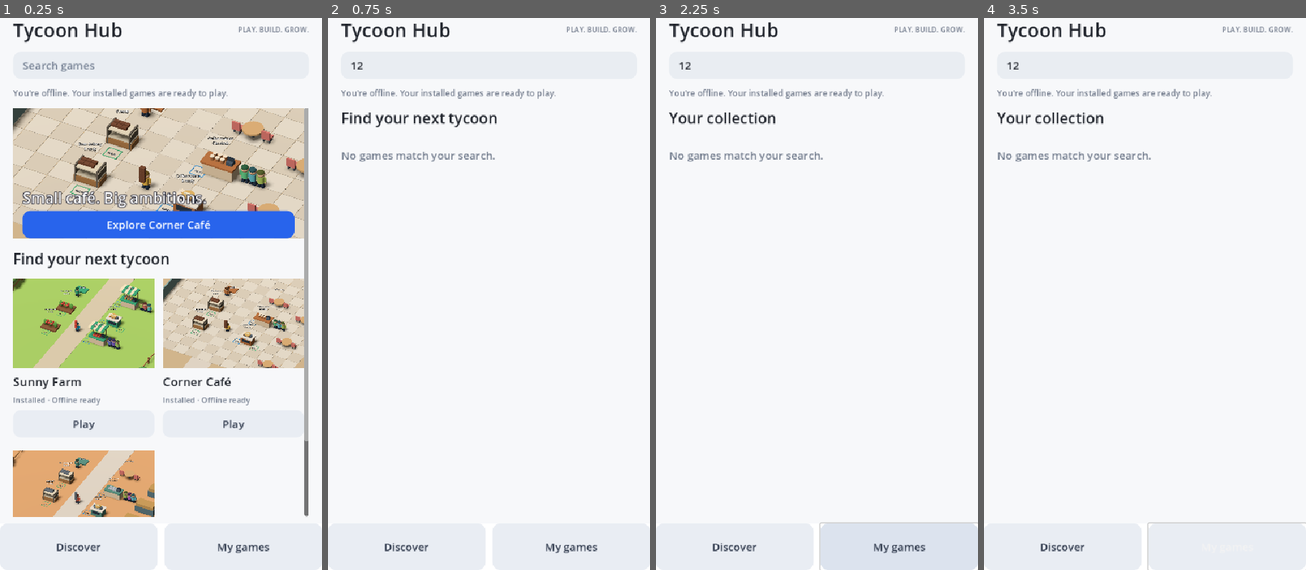
Above: before the commit, frames 1-4 (left to right).
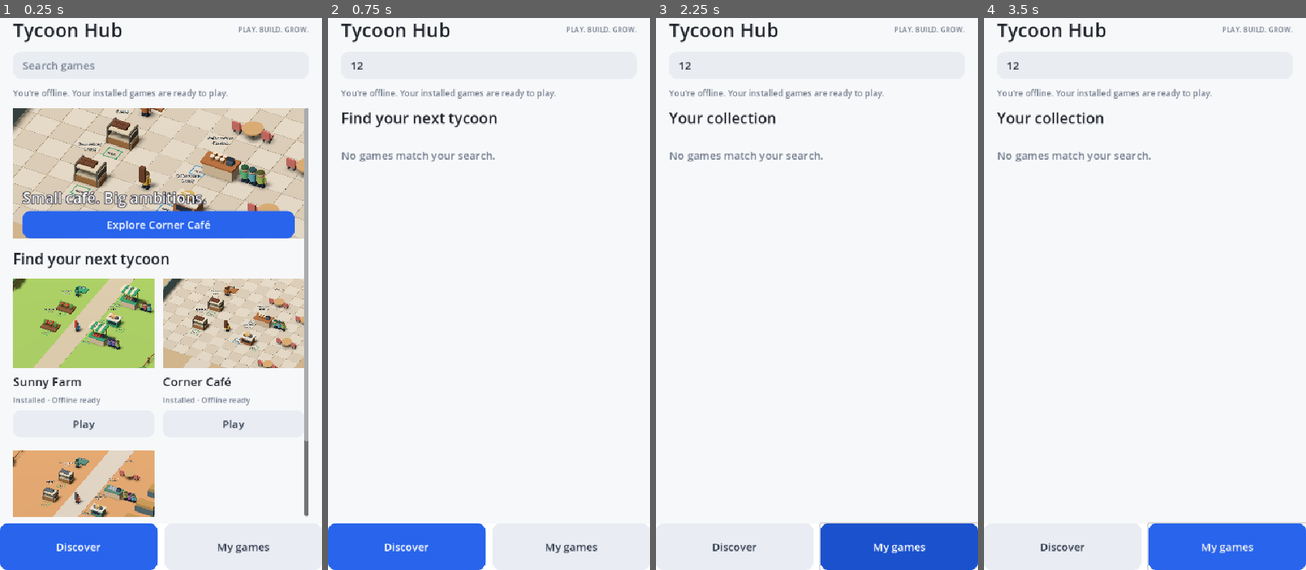
Above: after the commit, the same moments.

Repository: IveBeenAl0ne/literal-mobile-slop
Game: Godot game, scene res://main.tscn
Same seed, same stepped clock (60 frames per second), same inputs: the game is played once before the commit and once after it.
Inputs (mouse positions are in pixels of both pictures, inside the frame that each line leads up to):
- Up to frame 1 (0.25 s): no input
- Up to frame 2 (0.75 s): click (489, 67) at 0.52 s; type "12" at 0.6 s
- Up to frame 3 (2.25 s): click "Discover" at 1.25 s; click "My games" at 2 s
- Up to frame 4 (3.5 s): tap Enter at 2.75 s; move the mouse to (1215, 255) at 2.77 s; hold D from 2.78 s (still down); click (1215, 255) at 2.92 s

The runs differ from the first frame. In frame 1, 4.2% of the frame differs, in the area x 0-50%, y 91-100%; in frame 2, 4.2%; in frame 3, 4.1%; in frame 4, 4.1%.

Commit message:
Refine browsing navigation and tycoon work-zone guidance

Diff:
--- a/client/scripts/hub.gd
+++ b/client/scripts/hub.gd
@@ -13,6 +13,7 @@
 var refreshing = false
 var world: Node3D
 var section = "discover"
+var tabs: Dictionary = {}
 var cover_textures: Dictionary = {}
 var loading_covers = false
 var detail: Control
@@ -132,6 +133,7 @@
 	nav.offset_top = -78
 	nav.add_theme_stylebox_override("panel", style(Color.WHITE, 0))
 	background.add_child(nav)
+	tabs.clear()
 	var nav_row = HBoxContainer.new()
 	nav_row.add_theme_constant_override("separation", 12)
 	nav.add_child(nav_row)
@@ -140,6 +142,7 @@
 		var tab = button(item[1], func(): section = key; render_cards())
 		tab.size_flags_horizontal = Control.SIZE_EXPAND_FILL
 		nav_row.add_child(tab)
+		tabs[key] = tab
 	render_cards()
 	if auto_refresh: call_deferred("fetch_catalog")
 	else: status.text = "Your games are ready"
@@ -153,6 +156,12 @@
 
 func render_cards():
 	if not is_instance_valid(list): return
+	for key in tabs:
+		var active: bool = section == key
+		tabs[key].add_theme_stylebox_override("normal", style(Color("2864ec") if active else Color("e9edf3"), 13))
+		for state in ["font_color", "font_hover_color", "font_pressed_color"]:
+			tabs[key].add_theme_color_override(state, Color.WHITE if active else Color("333d50"))
+		tabs[key].add_theme_stylebox_override("hover", style(Color("1b51cd") if active else Color("dce3ee"), 13))
 	for child in list.get_children():
 		list.remove_child(child)
 		child.queue_free()
--- a/client/scripts/simulation.gd
+++ b/client/scripts/simulation.gd
@@ -145,6 +145,8 @@
 	return true
 
 func objective() -> String:
+	for s in pack.stations:
+		if s.kind == "shop" and stations[s.id].pending_cash > 0: return "Collect $%d at %s" % [stations[s.id].pending_cash, s.name]
 	if earned == 0:
 		if bag_count() == 0: return "Collect items from the green pickup zone"
 		for s in pack.stations:
--- a/client/scripts/world.gd
+++ b/client/scripts/world.gd
@@ -67,8 +67,8 @@
 		var pad = cylinder(station_root, Vector3(0, 0.035, 0.6), 1.15, 0.035, Color("5cce95"))
 		pad.name = "Pad"
 		var marker = make_label(station_root, Vector3(0, 0.12, 0.9), "", 40)
-		marker.rotation_degrees.x = -70
-		marker.billboard = BaseMaterial3D.BILLBOARD_DISABLED
+		marker.position = Vector3(0, 0.45, 0.65)
+		marker.billboard = BaseMaterial3D.BILLBOARD_ENABLED
 		marker.name = "Price"
 		var title = make_label(station_root, Vector3(0, 3.05, 0), s.name, 28)
 		labels[s.id] = title
@@ -129,12 +129,14 @@
 				var actor = Node3D.new()
 				add_child(actor)
 				var body = character(actor, Color.from_hsv(rng.randf(), 0.48, 0.85))
+				actor.visible = sim.stations[s.id].unlocked
 				actor.position = visuals[s.id].position + Vector3(6, 0, 6 + n)
 				customers.append({"node": actor, "avatar": body, "shop": s.id, "slot": n, "ticket": n, "phase": "arriving", "wait": 0.0, "gait": 0.0})
 		if s.kind == "worker":
 			var actor = Node3D.new()
 			add_child(actor)
 			actor.position = visuals[s.id].position + Vector3(0, 0, 1.5)
+			actor.visible = sim.stations[s.id].unlocked
 			var body = character(actor, Color(sim.pack.theme.accent))
 			var carrying = Node3D.new()
 			carrying.position = Vector3(0, 1, 0.45)
@@ -328,6 +330,7 @@
 	for z in [-0.5, 0.5]: box(node, Vector3(0, 0.045, z), Vector3(1.1, 0.025, 0.065), color)
 	var caption_node = make_label(node, Vector3(0, 0.13, 0.1), caption, 24)
 	caption_node.billboard = BaseMaterial3D.BILLBOARD_ENABLED
+	caption_node.visible = action != "build"
 	zones.append({"id": id, "action": action, "node": node})
 
 func item_color(id: String) -> Color:
Not shown, changed: docs/library-preview.png
Not shown, changed: docs/runtime-preview.png
